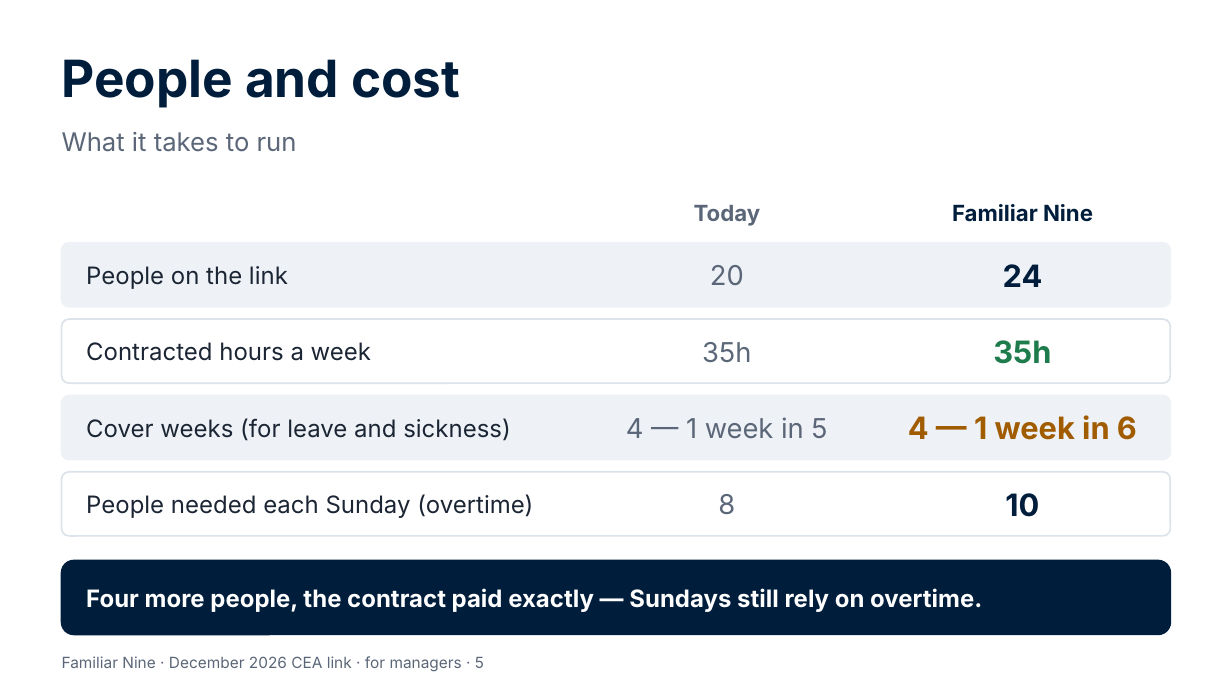
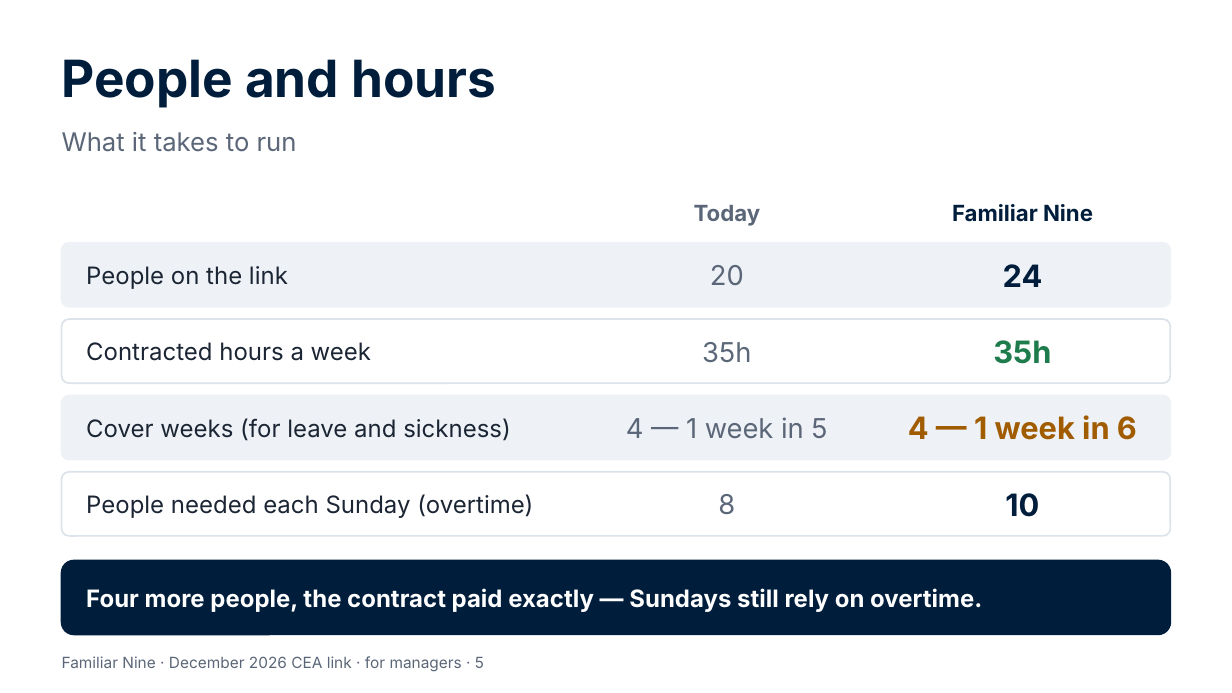
Before and after one commit to Garethdavidmiller/roster-app, a slide deck: slide 5 of docs/proposals/presentations/Familiar-Nine-for-managers.pptx. Drawn at 1232x693 pixels with LibreOffice and Linux fonts; fonts in the diff are those of the drawing. Boxes give left, top, right and bottom in pixels: in the first picture for what was removed or moved away, otherwise in the second. Text is boxed around its words. In the diff, an @@ line names an element or a change of style, - is before the commit and + after.

```diff
--- a/docs/proposals/presentations/Familiar-Nine-for-managers.pptx
+++ b/docs/proposals/presentations/Familiar-Nine-for-managers.pptx
@@ text at box(62, 59, 496, 108): text changed @@
-People and cost
+People and hours
```
Also in this commit, not shown: 4 other slides changed, 2 slides added, 1 slide removed, 5 other files.
